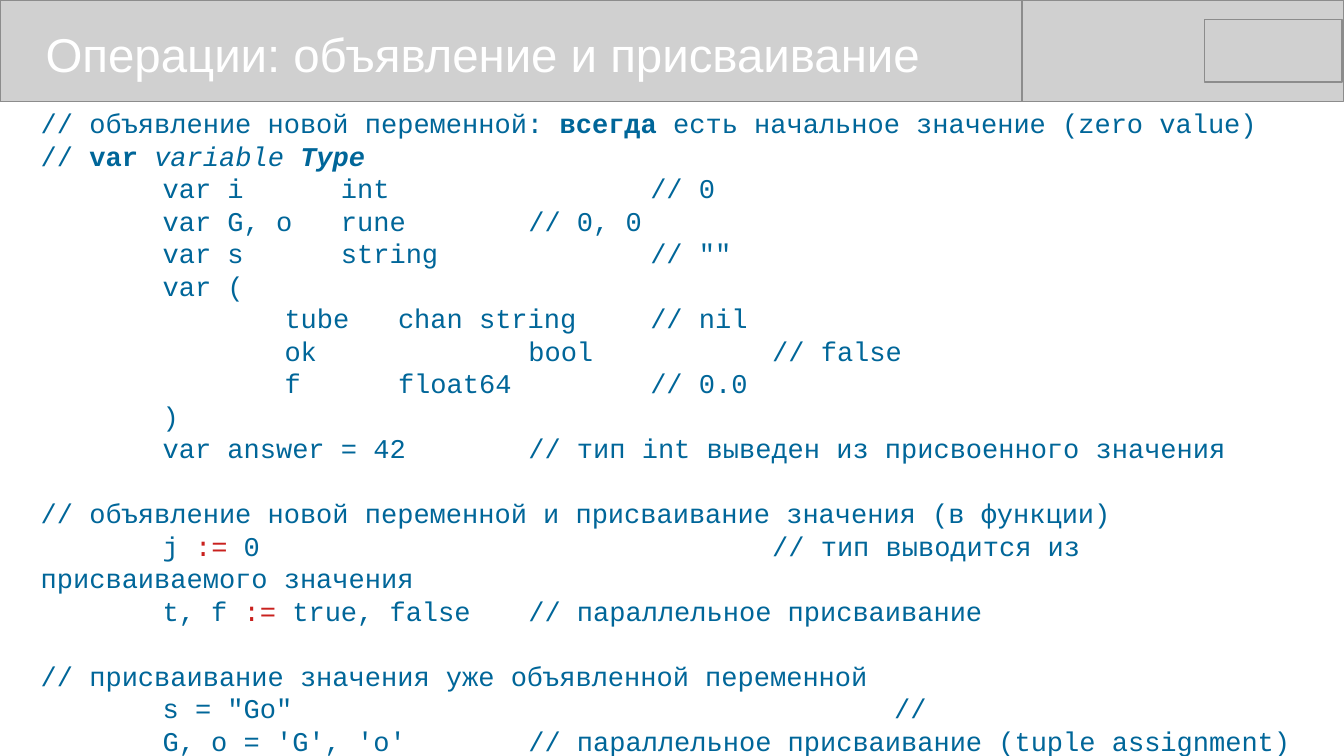
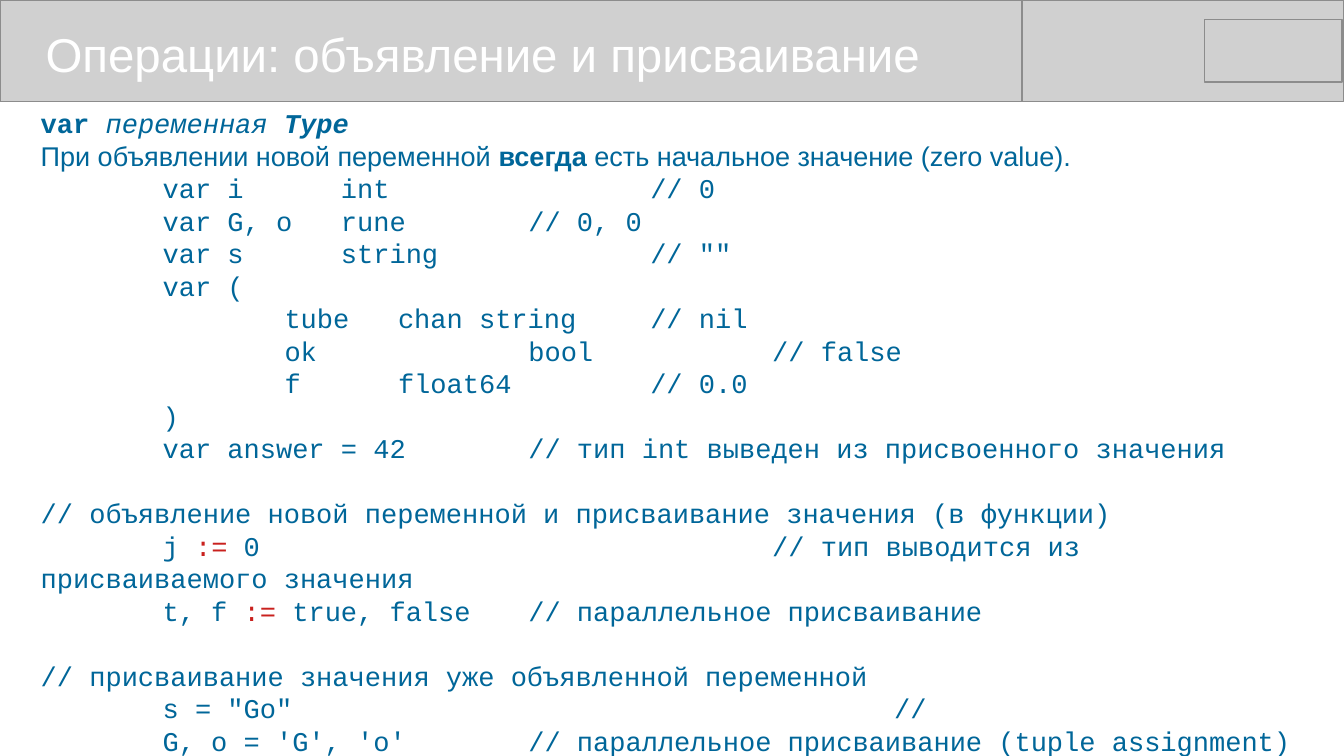
Before and after one commit to mike-shock/Go_language, a slide deck: slide 20 of Go_Review.odp. Drawn at 1344x756 pixels with LibreOffice and Linux fonts; fonts in the diff are those of the drawing; grey boxes stand for pictures. Boxes give left, top, right and bottom in pixels: in the first picture for what was removed or moved away, otherwise in the second. Text is boxed around its words. In the diff, an @@ line names an element or a change of style, - is before the commit and + after.

```diff
--- a/Go_Review.odp
+++ b/Go_Review.odp
@@ text at [41, 115, 1071, 171]: text changed; font Courier New to Arial @@
-// объявление новой переменной: всегда есть начальное значение (zero value)
-// var variable Type
+var переменная Type
+При объявлении новой переменной всегда есть начальное значение (zero value).
```
Also in this commit, not shown: 12 other slides changed, 1 slide added.
